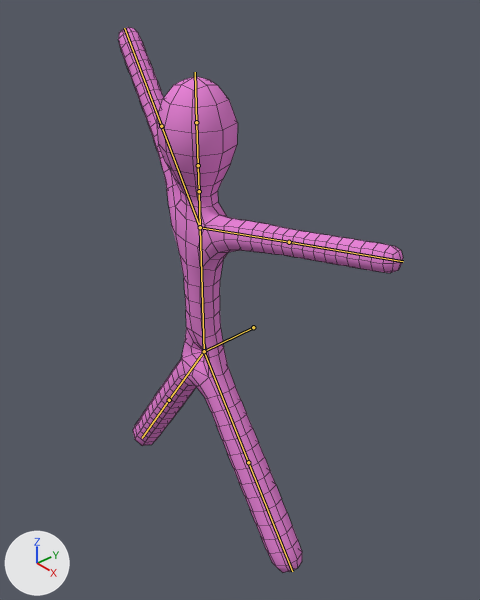
What one commit did to the Blender file models/stick.blend.
Camera for both pictures: a 50 mm camera at (6.47, -5.06, 4.59) aimed at (0.37, 0.38, -0.1). The lights are fixed; the arrows at lower left show +X, +Y and +Z. Both versions are drawn at frame 0 of the action 'ArmatureAction'; the numbers are the values there. The bones that bend it are drawn over the model as lines. Mesh edges are drawn as thin lines.
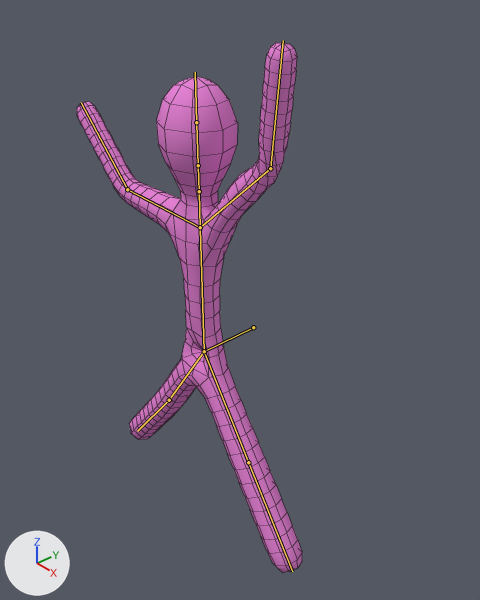
What the commit changed:
Bone 'Bone.07' (bone_bone_07) turns from (9, -3, 7) to (43, 0, 13) degrees about its own x, y and z.
Bone 'Bone.02' (bone_bone_02) turns from (0, 0, 0) to (100, -52, -113) degrees about its own x, y and z.
Bone 'Bone.13' (bone_bone_13) turns from (49, 0, -9) to (6, -4, 5) degrees about its own x, y and z.
Bone 'Bone.11' (bone_bone_11) turns from (0, 0, 0) to (39, -2, -10) degrees about its own x, y and z.
Bone 'Bone.12' (bone_bone_12) turns from (0, 0, 0) to (3, 0, 4) degrees about its own x, y and z.

Pixel boxes [x1, y1, x2, y2] of what changed, in the pictures (480 x 600 px):
'Cube', posed (21% narrower)
    before: [118, 27, 403, 573]
    after: [77, 43, 302, 573]
bone 'Bone.07', root to tip
    before: (200, 227) to (289, 242)
    after: (200, 227) to (270, 168)
bone 'Bone.02', root to tip
    before: (289, 242) to (403, 261)
    after: (270, 168) to (283, 40)
bone 'Bone.13', root to tip
    before: (200, 227) to (161, 126)
    after: (200, 227) to (127, 189)
bone 'Bone.11', root to tip
    before: (161, 126) to (124, 28)
    after: (127, 189) to (81, 102)
bone 'Bone.12', root to tip
    before: (169, 400) to (142, 438)
    after: (169, 400) to (137, 431)
